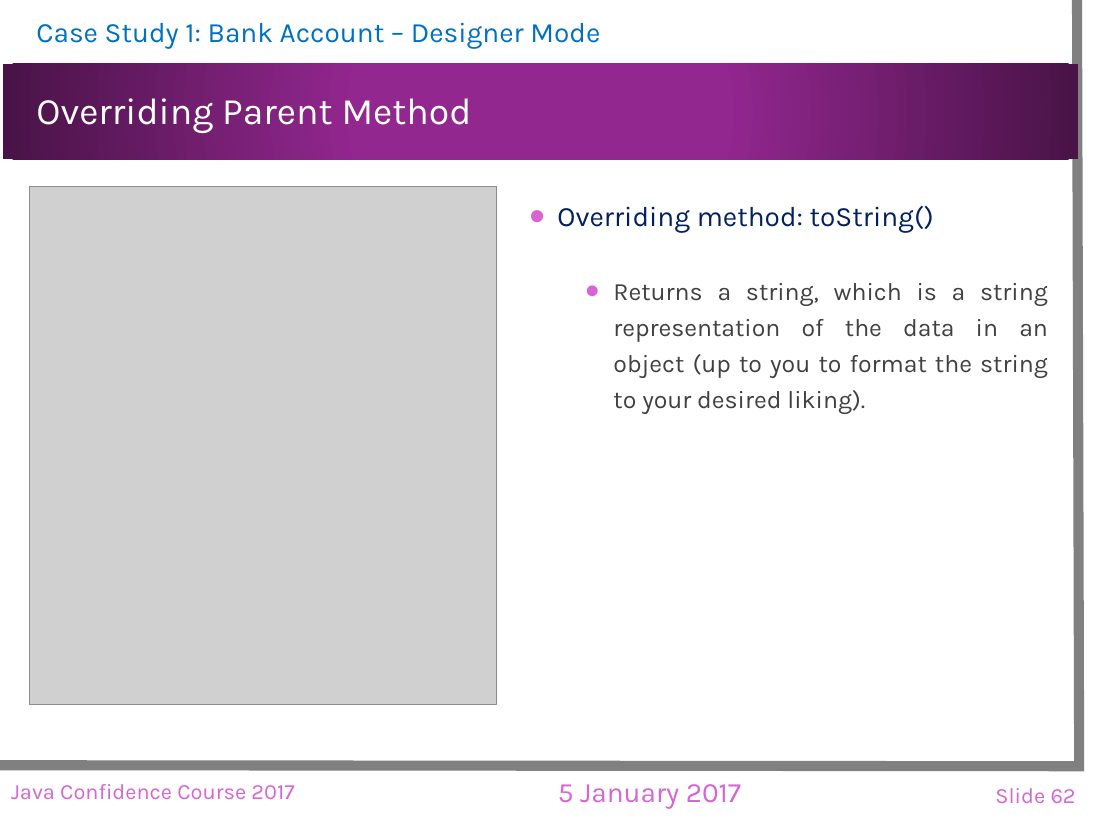
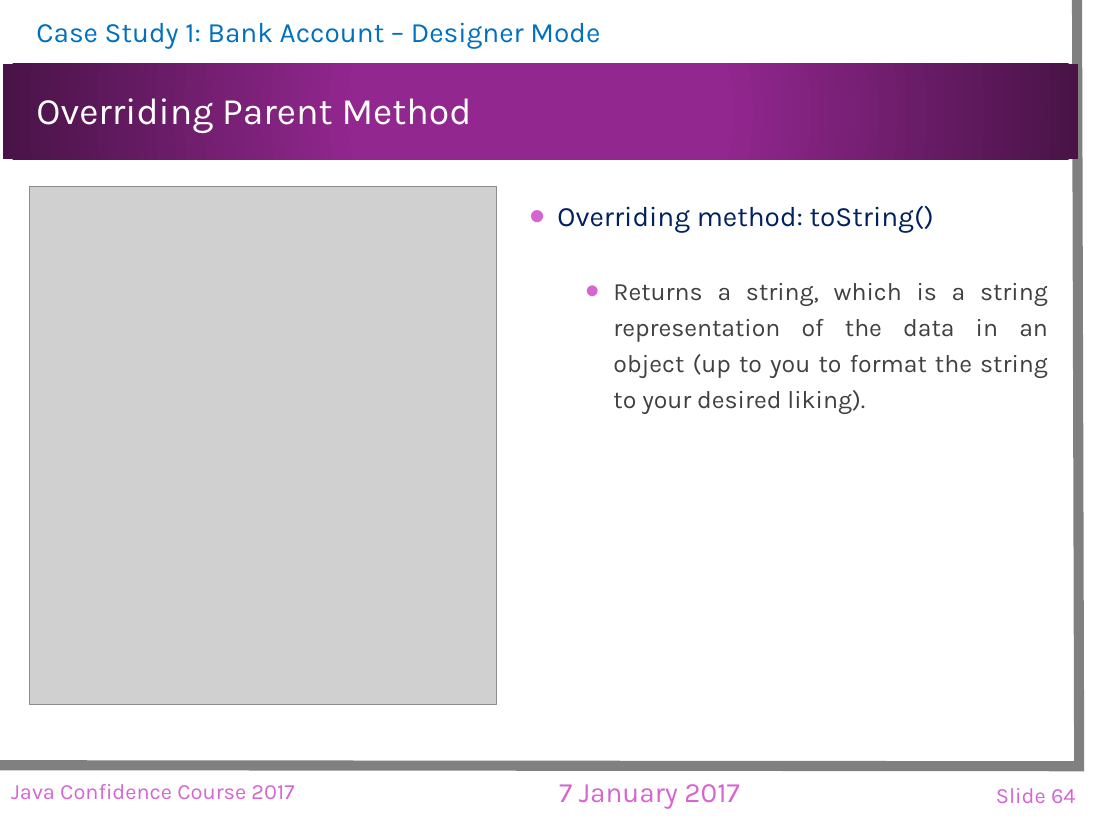
Before and after one commit to landuomu/JCC2017, a slide deck: slide 64 of Slides/JCC2017.pptx (slide 62 before the commit). Drawn at 1120x840 pixels with LibreOffice and Linux fonts; fonts in the diff are those of the drawing; grey boxes stand for pictures; background and template pictures are left out. Boxes give left, top, right and bottom in pixels: in the first picture for what was removed or moved away, otherwise in the second. Text is boxed around its words. In the diff, an @@ line names an element or a change of style, - is before the commit and + after.

```diff
--- a/Slides/JCC2017.pptx
+++ b/Slides/JCC2017.pptx
@@ text at <box>559,784,739,808</box>: text changed @@
-5 January 2017
+7 January 2017
@@ page number at <box>996,788,1076,803</box>: text changed @@
-Slide 62
+Slide 64
```
Also in this commit, not shown: 78 other slides changed, 3 slides added.
